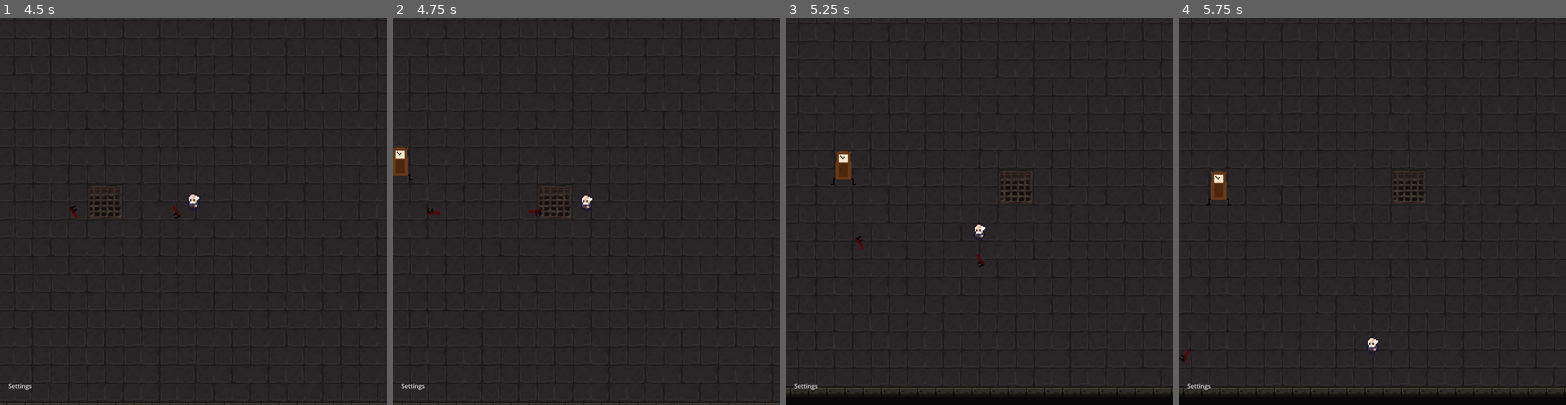
Above: before the commit, frames 1-4 (left to right).
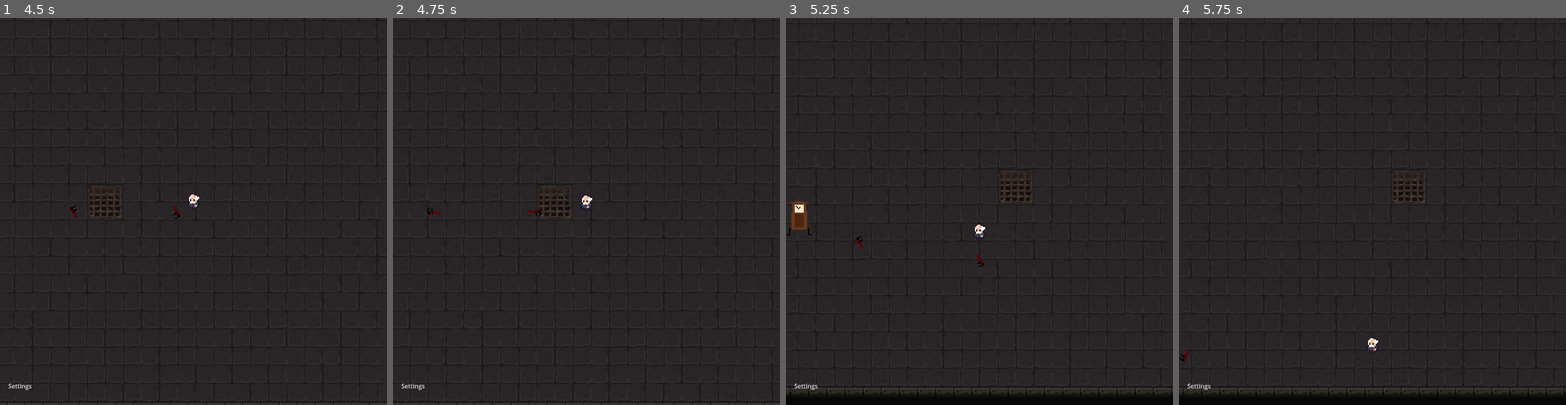
Above: after the commit, the same moments.

Repository: Jodios/JameGam30
Game: Godot game, scene res://levels/level_one/level_one.tscn
Two runs of this game, one before a commit and one after it. Both use one fixed random seed, a clock stepped at 60 frames per second and the inputs below.
Inputs (mouse positions are in pixels of both pictures, inside the frame that each line leads up to):
- Up to frame 1 (4.5 s): tap Enter at 0.5 s; move the mouse to (278, 192) at 0.52 s; hold D (right) 0.53-1.28 s; click (278, 192) at 0.6 s; move the mouse to (116, 230) at 1.27 s; hold S (down) 1.28-2.03 s; click (116, 230) at 1.35 s; move the mouse to (232, 126) at 2.02 s; hold D (right) 2.03-2.78 s; click (232, 126) at 2.1 s; move the mouse to (174, 288) at 2.77 s; hold W (up) 2.78-3.53 s; click (174, 288) at 2.85 s; move the mouse to (309, 269) at 3.52 s; hold A (left) from 3.53 s (still down); click (309, 269) at 3.6 s; move the mouse to (77, 153) at 4.27 s; click (77, 153) at 4.35 s
- Up to frame 2 (4.75 s): keep holding A (left)
- Up to frame 3 (5.25 s): move the mouse to (998, 211) at 5.02 s; release A (left) at 5.03 s; hold S (down) from 5.03 s (still down); click (998, 211) at 5.1 s
- Up to frame 4 (5.75 s): keep holding S (down)

Frame 1 is identical in both runs. In frame 2, 0.3% of the frame differs, in the area x 0-6%, y 33-42%; in frame 3, 0.6%, in the area x 0-18%, y 34-57%; in frame 4, 0.3%.

Commit message:
added sound so clock randomly(for now) plays grind bones

Diff:
--- a/enemies/time/clock_enemy.gd
+++ b/enemies/time/clock_enemy.gd
@@ -4,10 +4,15 @@
 @export var speed: float = 2.0
 @export var walk_time_max: int = 5
 @export var stand_time_max: int = 10
+@export var voice_max: int = 30
 
 @onready var animation_player: AnimationPlayer = $AnimationPlayer
 @onready var clock_enemy: Sprite2D = $GrandfatherClockEnemy
 @onready var timer: Timer = $Timer
+@onready var grind_bones_audio: Node = $grind_bones_audio
+@onready var grind_gears_audio: Node = $grind_gears_audio
+@onready var audio_timer: Timer = $audio_timer
+
 enum active_direction {
 	FRONT,
 	BACK
@@ -22,7 +27,12 @@
 
 func _ready():
 	timer.timeout.connect(change_state)
+	audio_timer.timeout.connect(test)
 	timer.start(randi_range(1, stand_time_max))
+	audio_timer.start(randi_range(1,voice_max))
+
+func _process(_delta):
+	set_volume()
 
 func _physics_process(_delta):
 	if direction.x < 0:
@@ -49,6 +59,12 @@
 		animation_player.play("front_walk")
 		previous_direction = active_direction.FRONT
 
+func test():
+	var player: AudioStreamPlayer2D = grind_bones_audio.get_child(
+		randi_range(0, grind_bones_audio.get_child_count()-1)
+	)
+	player.play(0)
+	audio_timer.start(randi_range(1,voice_max))
 
 func change_state():
 	if !Global.input_enabled: return
@@ -64,5 +80,17 @@
 		direction = Vector2.ZERO
 		timer.start(randi_range(1, stand_time_max))
 
+# This function will get called
+# from the levels whenever a gear
+# gets hit
+func grind_his_gears():
+	pass
+
+func set_volume():
+	for player in grind_bones_audio.get_children():
+		player.volume_db = Global.sound_volume
+	for player in grind_gears_audio.get_children():
+		player.volume_db = Global.sound_volume
+
 func clockman():
 	pass
--- a/enemies/time/clock_enemy.tscn
+++ b/enemies/time/clock_enemy.tscn
@@ -1,7 +1,18 @@
-[gd_scene load_steps=28 format=3 uid="uid://nwb8qkyyukbf"]
+[gd_scene load_steps=39 format=3 uid="uid://nwb8qkyyukbf"]
 
 [ext_resource type="Script" path="res://enemies/time/clock_enemy.gd" id="1_gipin"]
 [ext_resource type="Texture2D" uid="uid://c7hmfq6jp5dp" path="res://assets/chars/grandfather_clock_enemy.png" id="2_1m6km"]
+[ext_resource type="AudioStream" uid="uid://ekvnwconn7xa" path="res://assets/audio/grind_bones/1.wav" id="3_c1gan"]
+[ext_resource type="AudioStream" uid="uid://b2nf6t3uvsuhm" path="res://assets/audio/grind_bones/2.wav" id="4_e57qo"]
+[ext_resource type="AudioStream" uid="uid://b6u06kvcsbash" path="res://assets/audio/grind_bones/3.wav" id="5_32yai"]
+[ext_resource type="AudioStream" uid="uid://77474aattbla" path="res://assets/audio/grind_bones/4.wav" id="6_kwrbx"]
+[ext_resource type="AudioStream" uid="uid://cctgmcwbey0jn" path="res://assets/audio/grind_bones/5.wav" id="7_8ut3p"]
+[ext_resource type="AudioStream" uid="uid://bmv0pklng26la" path="res://assets/audio/grind_gears/grind_gears_1.wav" id="8_pj0a5"]
+[ext_resource type="AudioStream" uid="uid://bf6vhxwlkkx7b" path="res://assets/audio/grind_gears/grind_gears_2.wav" id="9_nb6iq"]
+[ext_resource type="AudioStream" uid="uid://co0sm6y0fhb27" path="res://assets/audio/grind_gears/grind_gears_3.wav" id="10_bacbo"]
+[ext_resource type="AudioStream" uid="uid://qxxhs3dubjbl" path="res://assets/audio/grind_gears/grind_gears_4.wav" id="11_rf0mk"]
+[ext_resource type="AudioStream" uid="uid://dbn8hcvk42w1o" path="res://assets/audio/grind_gears/grind_gears_5.wav" id="12_s4kqd"]
+[ext_resource type="AudioStream" uid="uid://ji51hv131613" path="res://assets/audio/grind_gears/grind_gears_6.wav" id="13_yjxyg"]
 
 [sub_resource type="RectangleShape2D" id="RectangleShape2D_idmc1"]
 size = Vector2(14, 7)
@@ -179,6 +190,7 @@
 
 [node name="clock_enemy" type="AnimatableBody2D"]
 y_sort_enabled = true
+sync_to_physics = false
 script = ExtResource("1_gipin")
 
 [node name="GrandfatherClockEnemy" type="Sprite2D" parent="."]
@@ -204,3 +216,42 @@
 }
 
 [node name="Timer" type="Timer" parent="."]
+
+[node name="audio_timer" type="Timer" parent="."]
+
+[node name="grind_bones_audio" type="Node" parent="."]
+
+[node name="grind_bones_1" type="AudioStreamPlayer2D" parent="grind_bones_audio"]
+stream = ExtResource("3_c1gan")
+
+[node name="grind_bones_2" type="AudioStreamPlayer2D" parent="grind_bones_audio"]
+stream = ExtResource("4_e57qo")
+
+[node name="grind_bones_3" type="AudioStreamPlayer2D" parent="grind_bones_audio"]
+stream = ExtResource("5_32yai")
+
+[node name="grind_bones_4" type="AudioStreamPlayer2D" parent="grind_bones_audio"]
+stream = ExtResource("6_kwrbx")
+
+[node name="grind_bones_5" type="AudioStreamPlayer2D" parent="grind_bones_audio"]
+stream = ExtResource("7_8ut3p")
+
+[node name="grind_gears_audio" type="Node" parent="."]
+
+[node name="grind_gears_1" type="AudioStreamPlayer2D" parent="grind_gears_audio"]
+stream = ExtResource("8_pj0a5")
+
+[node name="grind_gears_2" type="AudioStreamPlayer2D" parent="grind_gears_audio"]
+stream = ExtResource("9_nb6iq")
+
+[node name="grind_gears_3" type="AudioStreamPlayer2D" parent="grind_gears_audio"]
+stream = ExtResource("10_bacbo")
+
+[node name="grind_gears_4" type="AudioStreamPlayer2D" parent="grind_gears_audio"]
+stream = ExtResource("11_rf0mk")
+
+[node name="grind_gears_5" type="AudioStreamPlayer2D" parent="grind_gears_audio"]
+stream = ExtResource("12_s4kqd")
+
+[node name="grind_gears_6" type="AudioStreamPlayer2D" parent="grind_gears_audio"]
+stream = ExtResource("13_yjxyg")
--- a/menus/settings_menu.tscn
+++ b/menus/settings_menu.tscn
@@ -1,6 +1,21 @@
 [gd_scene load_steps=5 format=3 uid="uid://blqwvy1bwd83e"]
 
 [ext_resource type="Script" path="res://menus/settings_menu.gd" id="1_ps24k"]
+
+[sub_resource type="Animation" id="Animation_qb50t"]
+length = 0.001
+tracks/0/type = "value"
+tracks/0/imported = false
+tracks/0/enabled = true
+tracks/0/path = NodePath("ColorRect:position")
+tracks/0/interp = 1
+tracks/0/loop_wrap = true
+tracks/0/keys = {
+"times": PackedFloat32Array(0),
+"transitions": PackedFloat32Array(1),
+"update": 0,
+"values": [Vector2(2.08165e-12, -1100)]
+}
 
 [sub_resource type="Animation" id="Animation_ch4sm"]
 resource_name = "slide_in"
@@ -16,21 +31,6 @@
 "transitions": PackedFloat32Array(1, 1),
 "update": 0,
 "values": [Vector2(2.08165e-12, -1100), Vector2(2.08165e-12, 2.08165e-12)]
-}
-
-[sub_resource type="Animation" id="Animation_qb50t"]
-length = 0.001
-tracks/0/type = "value"
-tracks/0/imported = false
-tracks/0/enabled = true
-tracks/0/path = NodePath("ColorRect:position")
-tracks/0/interp = 1
-tracks/0/loop_wrap = true
-tracks/0/keys = {
-"times": PackedFloat32Array(0),
-"transitions": PackedFloat32Array(1),
-"update": 0,
-"values": [Vector2(2.08165e-12, -1100)]
 }
 
 [sub_resource type="AnimationLibrary" id="AnimationLibrary_7h8h7"]
Not shown, added: assets/audio/grind_bones/1.wav.import
Not shown, added: assets/audio/grind_bones/2.wav.import
Not shown, added: assets/audio/grind_bones/3.wav.import
Not shown, added: assets/audio/grind_bones/4.wav.import
Not shown, added: assets/audio/grind_bones/5.wav.import
Not shown, changed: assets/audio/grind_gears/grind_gears_1.wav.import
Not shown, changed: assets/audio/grind_gears/grind_gears_2.wav.import
Not shown, changed: assets/audio/grind_gears/grind_gears_3.wav.import
Not shown, changed: assets/audio/grind_gears/grind_gears_4.wav.import
Not shown, changed: assets/audio/grind_gears/grind_gears_5.wav.import
Not shown, changed: assets/audio/grind_gears/grind_gears_6.wav.import
Not shown: 1 places in levels/level_one/level_one.tscn that only renumber resources
(and 12 more such lines)
